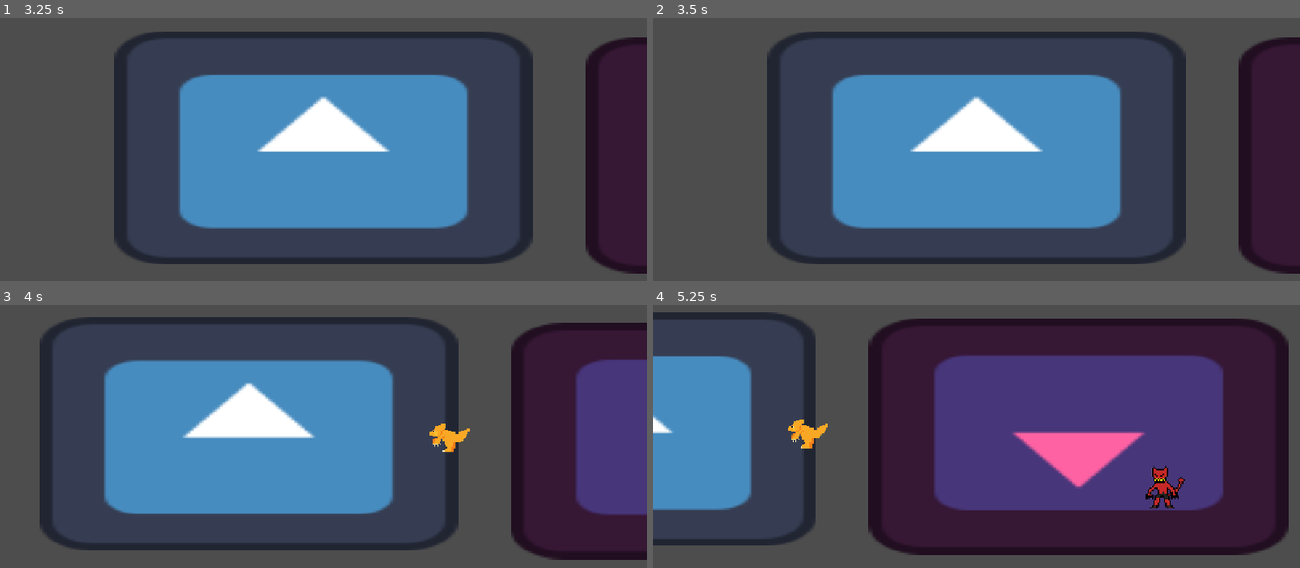
Above: before the commit, frames 1-4 (two rows, left to right).
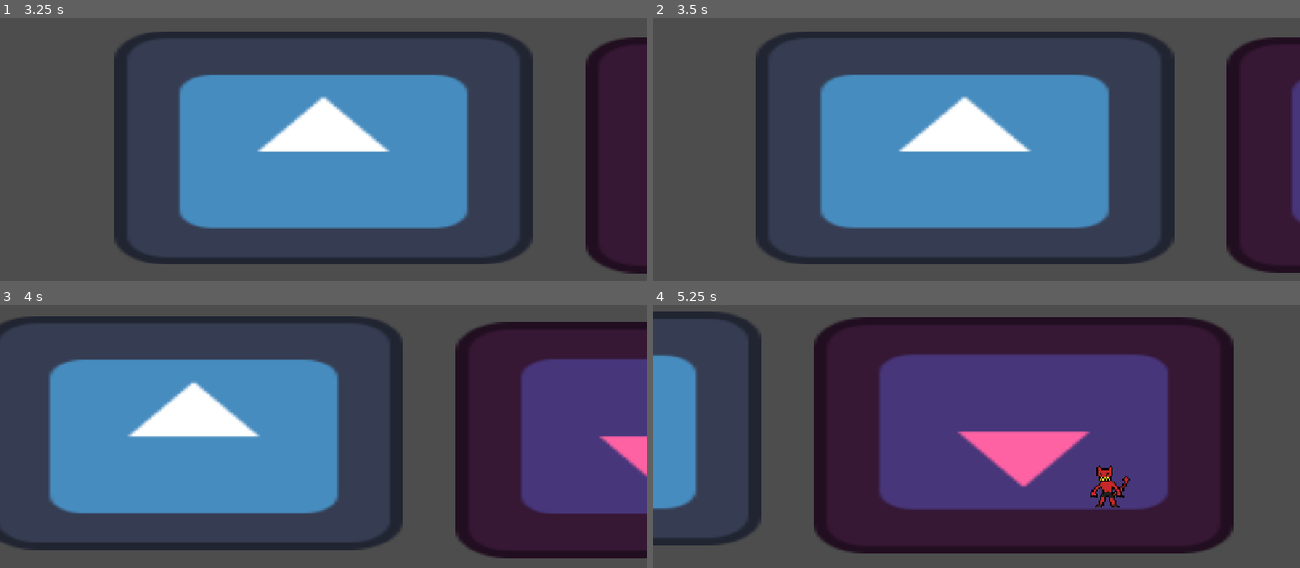
Above: after the commit, the same moments.

Repository: G4ldin0/projeto-oficina-jogos-sesi
Game: Godot game, scene res://elementos/mapa/gerenciador_de_mapa.tscn
Same seed, same stepped clock (60 frames per second), same inputs: the game is played once before the commit and once after it. The project has no main scene, so this scene is started directly. The engine's default icon, where the game draws it, is replaced by a stand-in: a white triangle on a blue panel in a dark square.
Inputs (mouse positions are in pixels of both pictures, inside the frame that each line leads up to):
- Up to frame 1 (3.25 s): tap Enter at 0.5 s; move the mouse to (465, 128) at 0.52 s; hold D (Direita) 0.53-1.28 s; click (465, 128) at 0.6 s; move the mouse to (194, 165) at 1.27 s; hold S (Baixo) 1.28-2.03 s; right-click (194, 165) at 1.35 s; tap Space at 2 s; move the mouse to (388, 67) at 2.02 s; hold D (Direita) 2.03-2.78 s; click (388, 67) at 2.1 s; move the mouse to (291, 220) at 2.77 s; hold W (Cima) from 2.78 s (still down); right-click (291, 220) at 2.85 s
- Up to frame 2 (3.5 s): keep holding W (Cima)
- Up to frame 3 (4 s): move the mouse to (517, 489) at 3.52 s; release W (Cima) at 3.53 s; hold A (Esquerda) from 3.53 s (still down); click (517, 489) at 3.6 s
- Up to frame 4 (5.25 s): move the mouse to (782, 381) at 4.27 s; right-click (782, 381) at 4.35 s; move the mouse to (1008, 433) at 5.02 s; release A (Esquerda) at 5.03 s; hold S (Baixo) from 5.03 s (still down); click (1008, 433) at 5.1 s

Frame 1 is identical in both runs. In frame 2, 11% of the frame differs, in the area x 15-100%, y 5-98%; in frame 3, 33%; in frame 4, 40%, in the area x 0-99%, y 2-96%.

Commit message:
entidade de porta para trocar de salas

Diff:
--- a/dinossauros-vs-escadas/elementos/mapa/Sala01.tscn
+++ b/dinossauros-vs-escadas/elementos/mapa/Sala01.tscn
@@ -2,6 +2,7 @@
 
 [ext_resource type="Script" uid="uid://c8qw2d24hd7eu" path="res://elementos/mapa/sala.gd" id="1_7bv6p"]
 [ext_resource type="Texture2D" uid="uid://dli1xnynbvpvm" path="res://icon.svg" id="2_fowdg"]
+[ext_resource type="PackedScene" uid="uid://cavd2ifc62lpr" path="res://elementos/mapa/porta.tscn" id="3_0kifp"]
 
 [sub_resource type="WorldBoundaryShape2D" id="WorldBoundaryShape2D_6cxqi"]
 distance = -307.78
@@ -17,8 +18,6 @@
 [sub_resource type="WorldBoundaryShape2D" id="WorldBoundaryShape2D_grxkp"]
 normal = Vector2(-1, 0)
 distance = -601.18
-
-[sub_resource type="RectangleShape2D" id="RectangleShape2D_6cxqi"]
 
 [node name="Sala" type="Node2D" unique_id=1623134922]
 script = ExtResource("1_7bv6p")
@@ -46,19 +45,9 @@
 
 [node name="Portas" type="Node2D" parent="." unique_id=840813761]
 
-[node name="porta_superior" type="Area2D" parent="Portas" unique_id=712273389]
-position = Vector2(-11, -238)
-monitoring = false
+[node name="porta_superior2" parent="Portas" unique_id=1834440439 instance=ExtResource("3_0kifp")]
+position = Vector2(19, -264)
 
-[node name="CollisionShape2D" type="CollisionShape2D" parent="Portas/porta_superior" unique_id=2058632203]
-shape = SubResource("RectangleShape2D_6cxqi")
-
-[node name="porta_direita" type="Area2D" parent="Portas" unique_id=1916518440]
-position = Vector2(488, 2)
-monitoring = false
-
-[node name="CollisionShape2D" type="CollisionShape2D" parent="Portas/porta_direita" unique_id=1424712534]
-shape = SubResource("RectangleShape2D_6cxqi")
-
-[connection signal="body_entered" from="Portas/porta_superior" to="." method="_on_porta_body_entered" flags=18]
-[connection signal="body_entered" from="Portas/porta_direita" to="." method="_on_porta_body_entered" flags=18]
+[node name="porta_direita2" parent="Portas" unique_id=468628239 instance=ExtResource("3_0kifp")]
+position = Vector2(533, 2)
+direcao_sair = Vector2(-1, 0)
--- a/dinossauros-vs-escadas/elementos/mapa/Sala02.tscn
+++ b/dinossauros-vs-escadas/elementos/mapa/Sala02.tscn
@@ -3,6 +3,7 @@
 [ext_resource type="Script" uid="uid://c8qw2d24hd7eu" path="res://elementos/mapa/sala.gd" id="1_gyj8h"]
 [ext_resource type="PackedScene" uid="uid://ud70jedfkl8j" path="res://elementos/entidade/inimigo.tscn" id="2_av8rw"]
 [ext_resource type="Texture2D" uid="uid://dli1xnynbvpvm" path="res://icon.svg" id="2_lgd0x"]
+[ext_resource type="PackedScene" uid="uid://cavd2ifc62lpr" path="res://elementos/mapa/porta.tscn" id="4_av8rw"]
 
 [sub_resource type="WorldBoundaryShape2D" id="WorldBoundaryShape2D_6cxqi"]
 distance = -307.78
@@ -18,8 +19,6 @@
 [sub_resource type="WorldBoundaryShape2D" id="WorldBoundaryShape2D_grxkp"]
 normal = Vector2(-1, 0)
 distance = -601.18
-
-[sub_resource type="RectangleShape2D" id="RectangleShape2D_6cxqi"]
 
 [node name="Sala" type="Node2D" unique_id=1623134922]
 script = ExtResource("1_gyj8h")
@@ -52,19 +51,9 @@
 
 [node name="Portas" type="Node2D" parent="." unique_id=525681050]
 
-[node name="porta_superior" type="Area2D" parent="Portas" unique_id=712273389]
-position = Vector2(-2, -279)
-monitoring = false
+[node name="PortaEsquerda" parent="Portas" unique_id=1834440439 instance=ExtResource("4_av8rw")]
+position = Vector2(-426, 2)
+direcao_sair = Vector2(1, 0)
 
-[node name="CollisionShape2D" type="CollisionShape2D" parent="Portas/porta_superior" unique_id=2058632203]
-shape = SubResource("RectangleShape2D_6cxqi")
-
-[node name="porta_esquerda" type="Area2D" parent="Portas" unique_id=1916518440]
-position = Vector2(-430, 1)
-monitoring = false
-
-[node name="CollisionShape2D" type="CollisionShape2D" parent="Portas/porta_esquerda" unique_id=1424712534]
-shape = SubResource("RectangleShape2D_6cxqi")
-
-[connection signal="body_entered" from="Portas/porta_superior" to="." method="_on_porta_body_entered" flags=18]
-[connection signal="body_entered" from="Portas/porta_esquerda" to="." method="_on_porta_body_entered" flags=18]
+[node name="PortaSuperior" parent="Portas" unique_id=46564048 instance=ExtResource("4_av8rw")]
+position = Vector2(0, -280)
--- a/dinossauros-vs-escadas/elementos/mapa/gerenciador_de_mapa.gd
+++ b/dinossauros-vs-escadas/elementos/mapa/gerenciador_de_mapa.gd
@@ -18,25 +18,16 @@
 			continue
 		sala.process_mode = Node.PROCESS_MODE_DISABLED
 
+	for porta:Porta in get_tree().get_nodes_in_group("porta"):
+		porta.trocar_sala.connect(trocar_sala)
 
-func ativar_sala(sala:Sala):
-	sala.process_mode = Node.PROCESS_MODE_PAUSABLE
-
-func trocar_sala(porta:Area2D) -> void:
-	var sala_alvo:Sala
-	for sala in salas:
-		if sala.portas.has(porta):
-			sala_alvo = sala
-			break
-
-	if sala_alvo == null:
-		print('sala não encontrada')
-		return
+func trocar_sala(porta:Porta) -> void:
+	var sala_alvo = porta.owner
 
 	jogador.set_physics_process(false)
 	var tween = create_tween().tween_property(camera, "position", sala_alvo.global_position, 2.0)
 	await tween.finished
 	jogador.set_physics_process(true)
 
-	jogador.position = porta.global_position + (sala_alvo.global_position - porta.global_position).normalized() * 150.0
-	ativar_sala(sala_alvo)
+	jogador.position = porta.get_posicao_sair()
+	sala_alvo.process_mode = Node.PROCESS_MODE_PAUSABLE
--- a/dinossauros-vs-escadas/elementos/mapa/gerenciador_de_mapa.tscn
+++ b/dinossauros-vs-escadas/elementos/mapa/gerenciador_de_mapa.tscn
@@ -16,22 +16,22 @@
 
 [node name="salas" type="Node" parent="." unique_id=720784243]
 
-[node name="Sala" parent="salas" unique_id=1623134922 node_paths=PackedStringArray("salas") instance=ExtResource("3_f2k5m")]
-salas = {
-NodePath("Portas/porta_direita"): NodePath("../Sala2/Portas/porta_esquerda")
-}
+[node name="Sala" parent="salas" unique_id=1623134922 instance=ExtResource("3_f2k5m")]
 
 [node name="debugBordas" parent="salas/Sala" index="1" unique_id=1838888082]
 process_mode = 4
 
-[node name="Sala2" parent="salas" unique_id=490278440 node_paths=PackedStringArray("salas") instance=ExtResource("4_cqq1r")]
+[node name="porta_direita2" parent="salas/Sala/Portas" parent_id_path=PackedInt32Array(1623134922, 840813761) index="1" unique_id=468628239 node_paths=PackedStringArray("outra_porta")]
+outra_porta = NodePath("../../../Sala2/Portas/PortaEsquerda")
+
+[node name="Sala2" parent="salas" unique_id=490278440 instance=ExtResource("4_cqq1r")]
 position = Vector2(1292, 20)
-salas = {
-NodePath("Portas/porta_esquerda"): NodePath("../Sala/Portas/porta_direita")
-}
 
 [node name="debugBordas" parent="salas/Sala2" index="1" unique_id=1838888082]
 process_mode = 4
+
+[node name="PortaEsquerda" parent="salas/Sala2/Portas" parent_id_path=PackedInt32Array(490278440, 525681050) index="0" unique_id=1834440439 node_paths=PackedStringArray("outra_porta")]
+outra_porta = NodePath("../../../Sala/Portas/porta_direita2")
 
 [node name="Jogador" parent="." unique_id=1641892574 instance=ExtResource("2_rylnw")]
 unique_name_in_owner = true
--- /dev/null
+++ b/dinossauros-vs-escadas/elementos/mapa/porta.gd
@@ -0,0 +1,40 @@
+@tool
+class_name Porta
+extends Area2D
+
+signal trocar_sala(proxima_porta:Porta)
+
+@onready var sprite:Sprite2D = %Sprite2D
+@onready var sala:Sala = get_parent().get_parent() #  feio
+
+func _validate_property(property: Dictionary):
+	if property.name == "outra_porta":
+		update_configuration_warnings()
+
+func _get_configuration_warnings() -> PackedStringArray:
+	var warnings:PackedStringArray = []
+	if sala == null and get_parent() is Node2D:
+		warnings.append("necessário ligar esta porta a outra.")
+	return warnings
+
+@export var outra_porta:Porta = null:
+	set(i):
+		outra_porta = i
+		update_configuration_warnings()
+
+@export var direcao_sair:Vector2 = Vector2.DOWN:
+	set(dir):
+		if dir.length() == 0.0: dir = Vector2.DOWN
+		direcao_sair = dir.normalized()
+		if %direcao:
+			%direcao.target_position = direcao_sair * 50
+
+func _ready() -> void:
+	%direcao.target_position = direcao_sair * 50
+
+func get_posicao_sair() -> Vector2:
+	return global_position + direcao_sair * 100.0
+
+func _on_body_entered(body: Node2D) -> void:
+	if body.is_in_group("player") and outra_porta:
+		trocar_sala.emit(outra_porta)
--- /dev/null
+++ b/dinossauros-vs-escadas/elementos/mapa/porta.tscn
@@ -0,0 +1,19 @@
+[gd_scene format=3 uid="uid://cavd2ifc62lpr"]
+
+[ext_resource type="Script" uid="uid://c50qyqsnympdj" path="res://elementos/mapa/porta.gd" id="1_4wcel"]
+
+[sub_resource type="RectangleShape2D" id="RectangleShape2D_6cxqi"]
+
+[node name="Porta" type="Area2D" unique_id=1834440439 groups=["porta"]]
+script = ExtResource("1_4wcel")
+
+[node name="CollisionShape2D" type="CollisionShape2D" parent="." unique_id=1387967785]
+shape = SubResource("RectangleShape2D_6cxqi")
+
+[node name="direcao" type="RayCast2D" parent="." unique_id=691577808]
+unique_name_in_owner = true
+
+[node name="Sprite2D" type="Sprite2D" parent="." unique_id=1060323805]
+unique_name_in_owner = true
+
+[connection signal="body_entered" from="." to="." method="_on_body_entered"]
--- a/dinossauros-vs-escadas/elementos/mapa/sala.gd
+++ b/dinossauros-vs-escadas/elementos/mapa/sala.gd
@@ -1,35 +1,22 @@
 extends Node2D
 class_name Sala
 
-@onready var gerenciador_de_mapa:GerenciadorDeMapa = get_tree().root.get_node("GerenciadorDeMapa")
 var inimigos:Array[Inimigo]
-var portas:Array[Area2D]
 var pode_sair:bool = false
 
-@export var salas:Dictionary[Area2D, Area2D] = {}
-
 func _ready() -> void:
-	if $Inimigos.get_child_count() == 0:
-		_liberar_sala()
+	_liberar_sala($Inimigos.get_child_count() == 0)
 
 	for inimigo in $Inimigos.get_children():
 		inimigos.append(inimigo as Inimigo)
 		inimigo.morreu.connect(_matar_inimigo.bind(inimigo))
 
-	for porta in $Portas.get_children():
-		portas.append(porta)
-
 func _matar_inimigo(inimigo:Inimigo):
 	inimigos.remove_at(inimigos.find(inimigo))
 	if inimigos.is_empty():
-		_liberar_sala()
+		_liberar_sala(true)
 
-
-func _liberar_sala():
-	pode_sair = true
+func _liberar_sala(ativar:bool):
+	pode_sair = ativar
 	for porta:Area2D in $Portas.get_children():
-		porta.monitoring = true
-
-func _on_porta_body_entered(body:Node2D, porta:Area2D) -> void:
-	if body.is_in_group("player"):
-		gerenciador_de_mapa.trocar_sala(salas[porta])
+		porta.monitoring = ativar
--- a/dinossauros-vs-escadas/project.godot
+++ b/dinossauros-vs-escadas/project.godot
@@ -26,6 +26,7 @@
 [global_group]
 
 player=""
+porta="entidades que trocam de sala"
 
 [input]
 
Not shown, added: dinossauros-vs-escadas/elementos/mapa/porta.gd.uid
